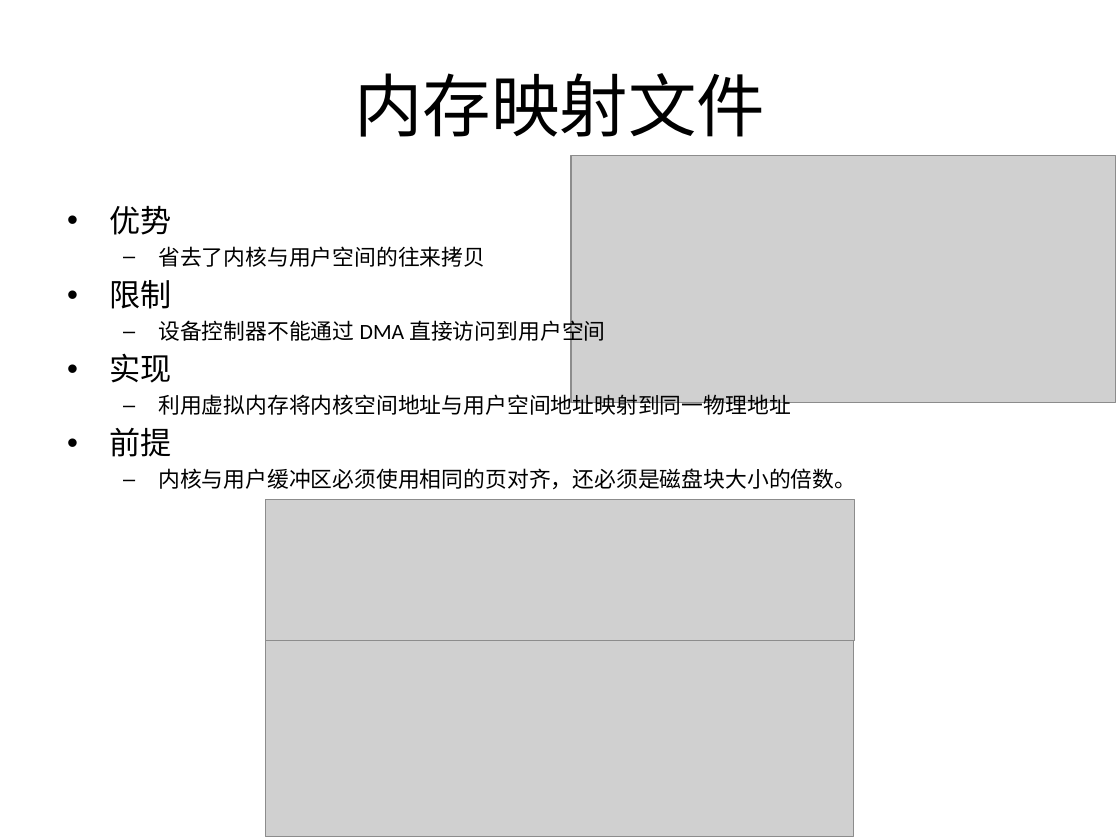
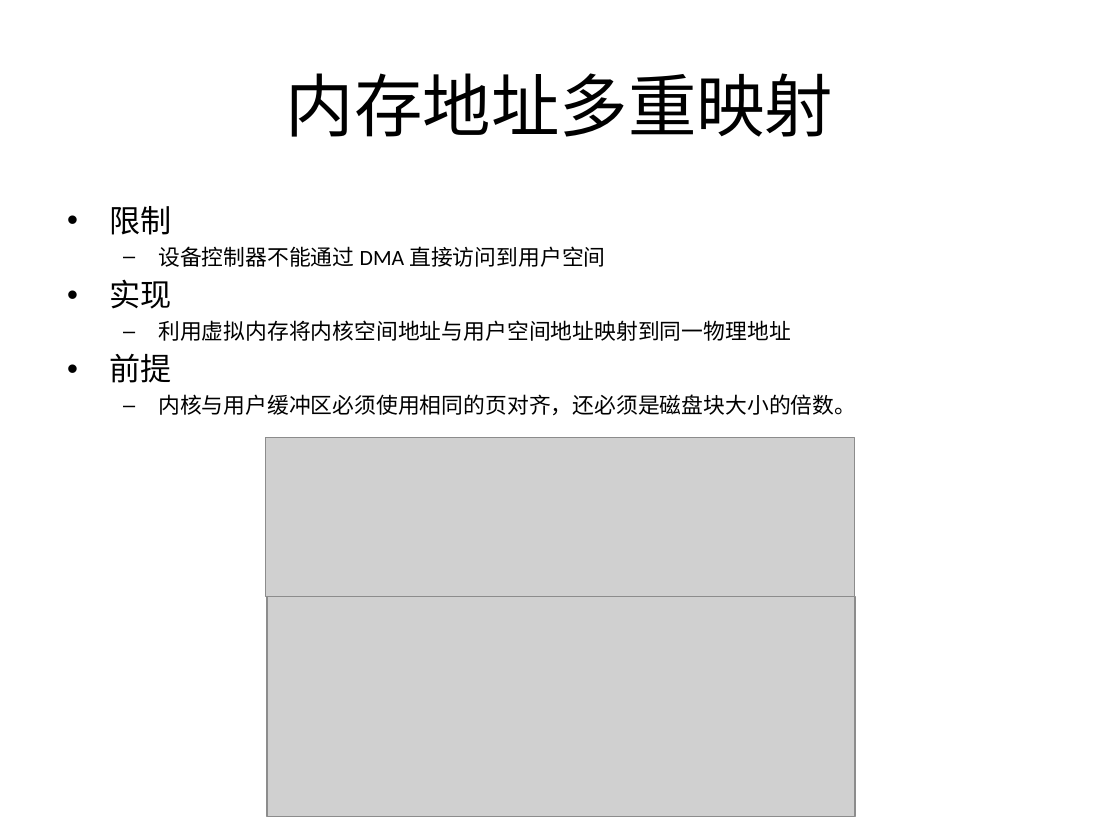
Before and after one commit to guhanjie/Knowledge-sharing, a slide deck: slide 35 of 扒一扒Java IO那些事儿.pptx. Drawn at 1120x840 pixels with LibreOffice and Linux fonts; fonts in the diff are those of the drawing; grey boxes stand for pictures. Boxes give left, top, right and bottom in pixels: in the first picture for what was removed or moved away, otherwise in the second. Text is boxed around its words. In the diff, an @@ line names an element or a change of style, - is before the commit and + after.

```diff
--- a/扒一扒Java IO那些事儿.pptx
+++ b/扒一扒Java IO那些事儿.pptx
@@ title at [286, 73, 833, 137]: text changed @@
-内存映射文件
+内存地址多重映射
@@ picture removed at [571, 156, 1116, 402] @@
@@ text at [109, 206, 485, 267]: paragraphs removed @@
-• 优势
-  – 省去了内核与用户空间的往来拷贝
@@ picture: place and size @@
-picture at [265, 500, 855, 641]
+picture at [265, 438, 855, 597]
@@ picture: place and size @@
-picture at [265, 641, 853, 837]
+picture at [267, 596, 855, 816]
```
Also in this commit, not shown: 6 other slides changed, 5 slides added.
